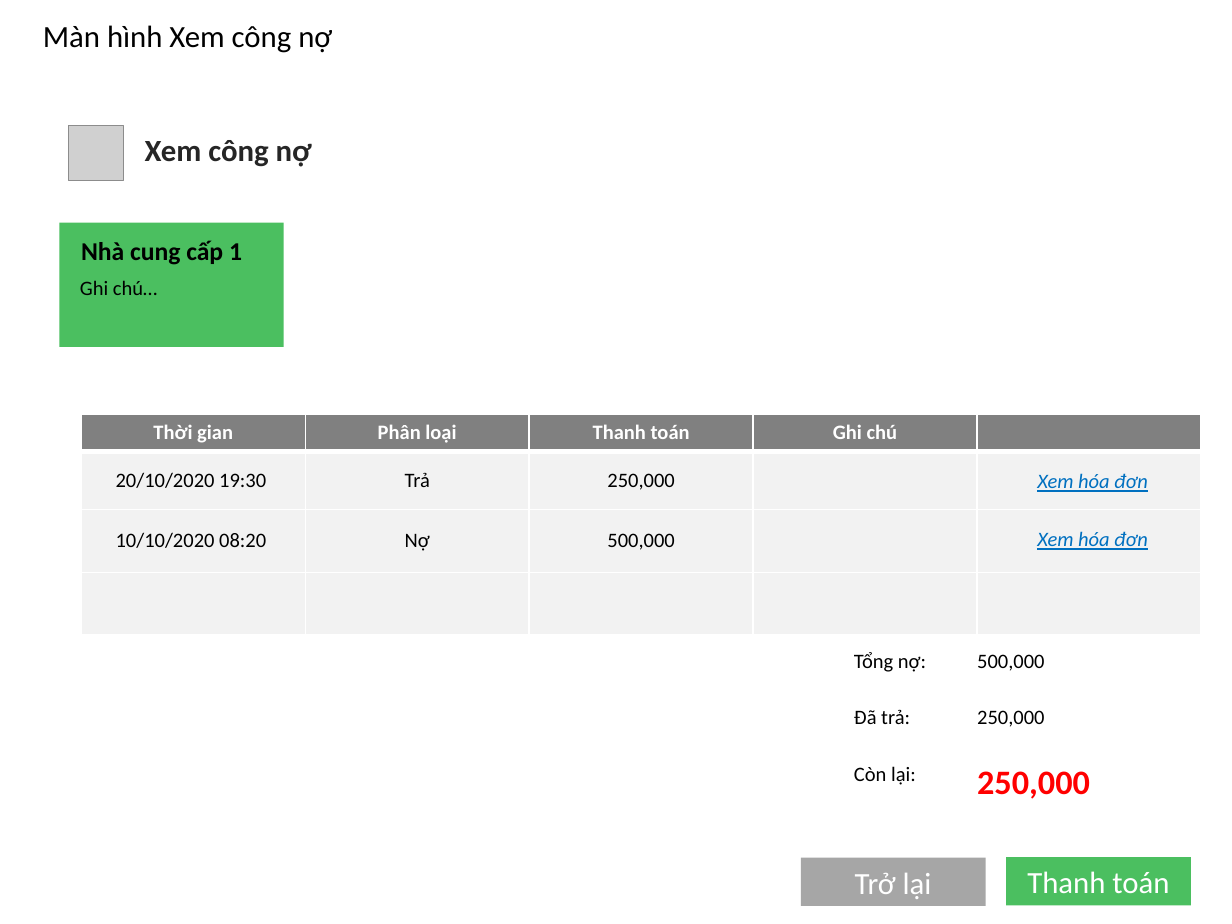
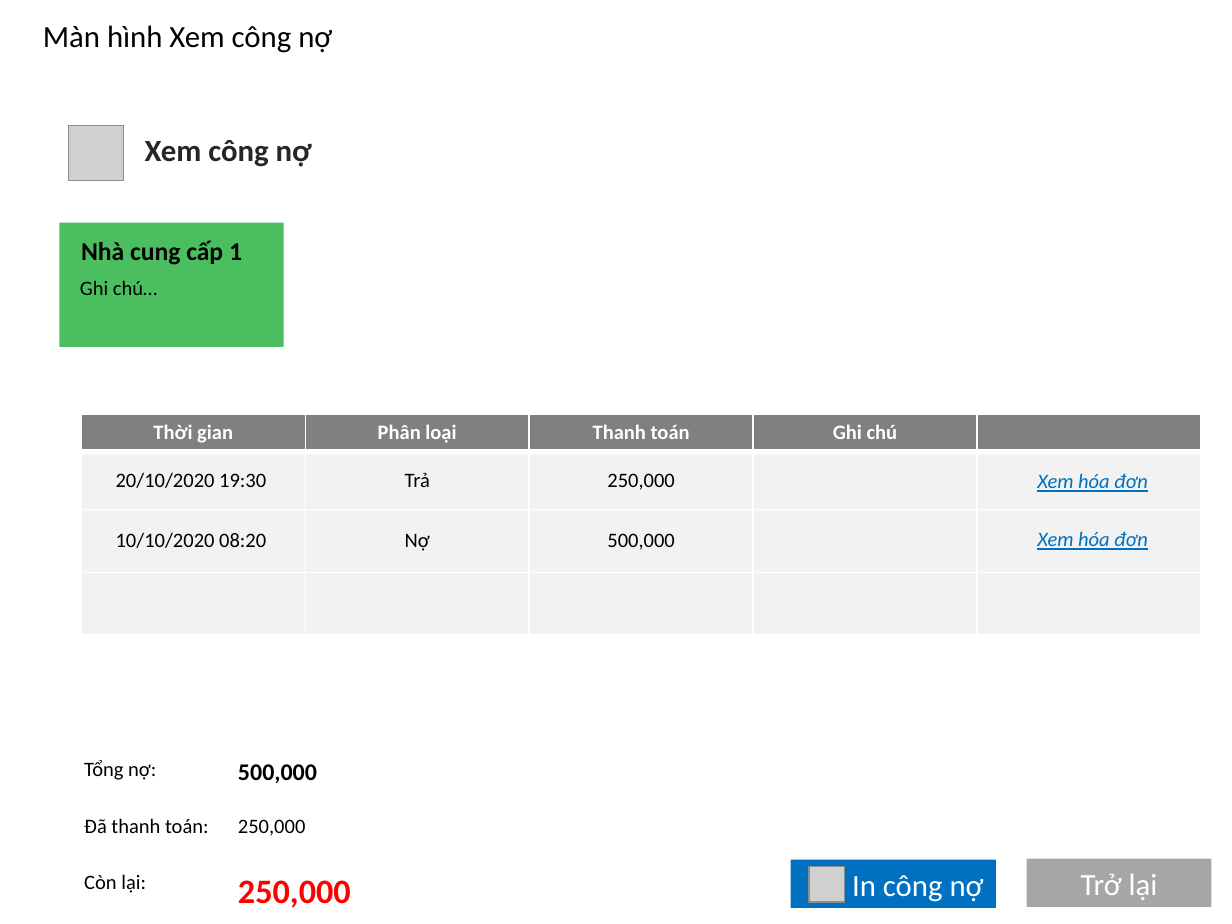
Before and after one commit to TrdHuy/Pharmacy, a slide deck: slide 22 of Pharmacy/UXUI/PagesUI.pptx. Drawn at 1232x924 pixels with LibreOffice and Linux fonts; fonts in the diff are those of the drawing; grey boxes stand for pictures; background and template pictures are left out. Boxes give left, top, right and bottom in pixels: in the first picture for what was removed or moved away, otherwise in the second. Text is boxed around its words. In the diff, an @@ line names an element or a change of style, - is before the commit and + after.

```diff
--- a/Pharmacy/UXUI/PagesUI.pptx
+++ b/Pharmacy/UXUI/PagesUI.pptx
@@ text "Tổng nợ:": place and size @@
-text "Tổng nợ:" at [854, 652, 926, 672]
+text "Tổng nợ:" at [84, 760, 156, 780]
@@ text "500,000": place and size @@
-text "500,000" at [977, 654, 1044, 671]
+text "500,000" at [238, 764, 317, 783]
@@ text "500,000" at [238, 764, 317, 783]: size 12 to 14 pt, bold on @@
@@ text "250,000": place and size @@
-text "250,000" at [977, 710, 1044, 727]
+text "250,000" at [238, 819, 305, 836]
@@ text at [84, 818, 209, 833]: text changed @@
-Đã trả:
+Đã thanh toán:
@@ text "Còn lại:": place and size @@
-text "Còn lại:" at [854, 766, 916, 785]
+text "Còn lại:" at [84, 874, 146, 893]
@@ text "250,000": place and size @@
-text "250,000" at [977, 771, 1090, 799]
+text "250,000" at [238, 880, 351, 908]
@@ rectangle added at [791, 860, 997, 908], fill #0070C0, 18 pt, text #FFFFFF @@
+In công nợ
@@ picture added at [809, 866, 845, 902] @@
@@ rectangle removed at [1007, 857, 1191, 906] @@
-Thanh toán
@@ rectangle "Trở lại": place and size @@
-rectangle "Trở lại" at [801, 857, 986, 906]
+rectangle "Trở lại" at [1026, 859, 1211, 907]
```
Also in this commit, not shown: 2 other slides changed, 20 other files.
